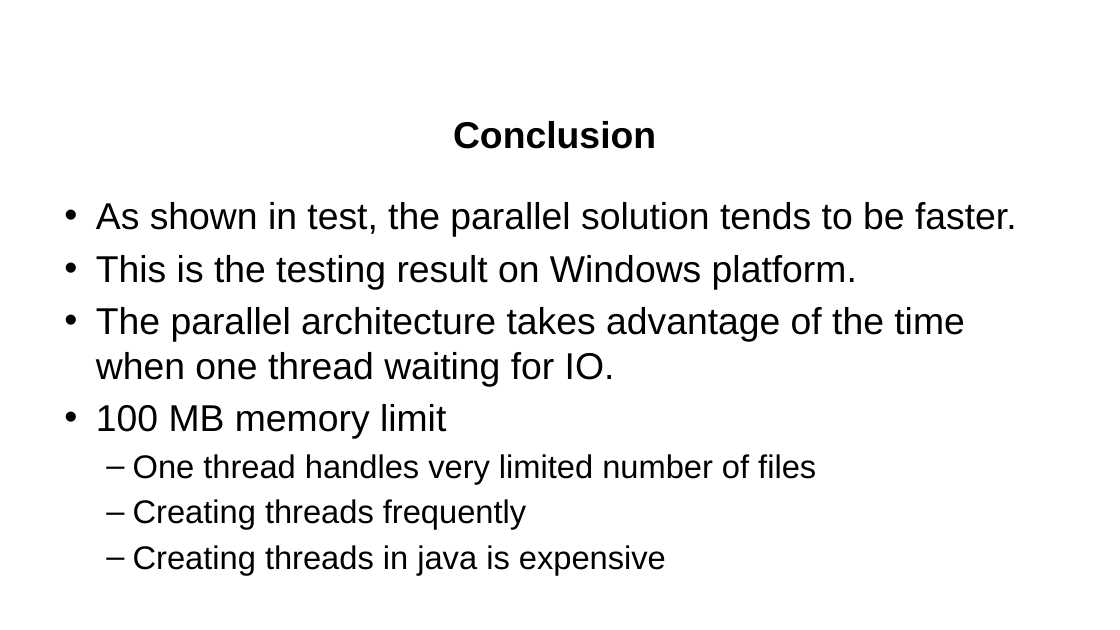
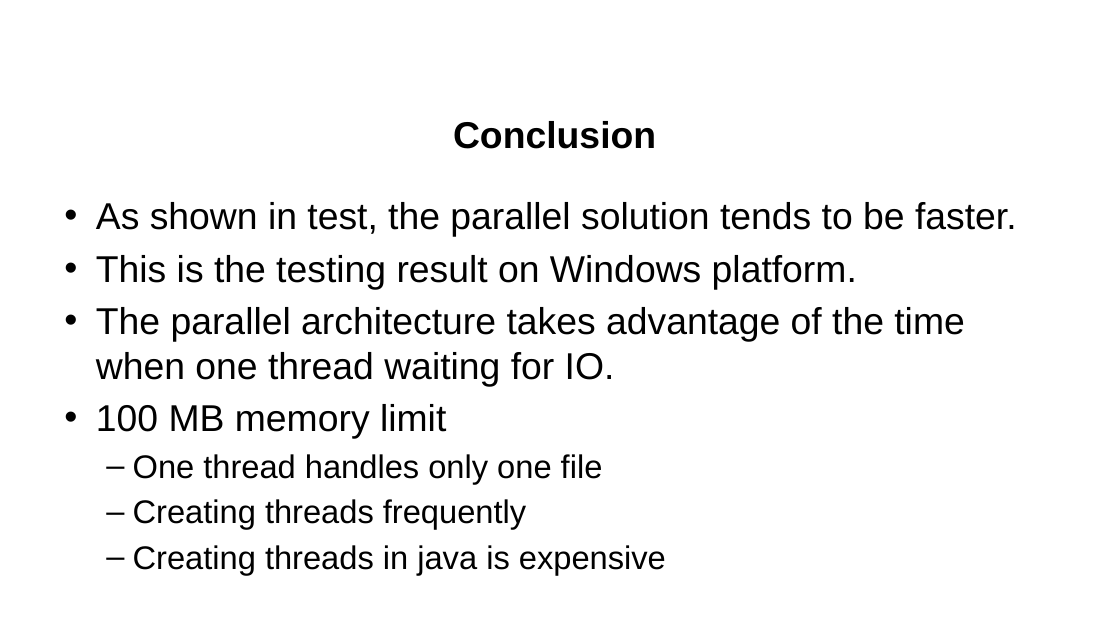
Before and after one commit to mengyanank/LogFileProcessing, a slide deck: slide 14 of doc/parallel_log_process.pptx. Drawn at 1120x630 pixels with LibreOffice and Linux fonts; fonts in the diff are those of the drawing; background and template pictures are left out. Boxes give left, top, right and bottom in pixels: in the first picture for what was removed or moved away, otherwise in the second. Text is boxed around its words. In the diff, an @@ line names an element or a change of style, - is before the commit and + after.

```diff
--- a/doc/parallel_log_process.pptx
+++ b/doc/parallel_log_process.pptx
@@ text at [133,454,603,484]: text changed @@
-  – One thread handles very limited number of files
+  – One thread handles only one file
```
Also in this commit, not shown: 5 other files.
